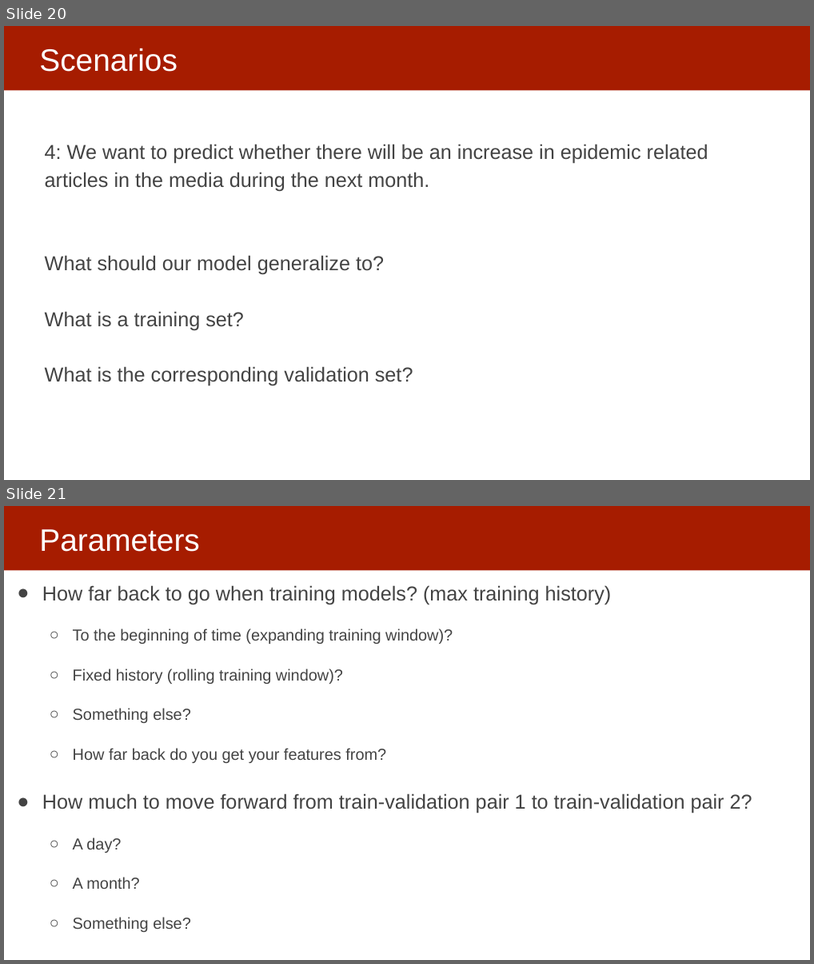
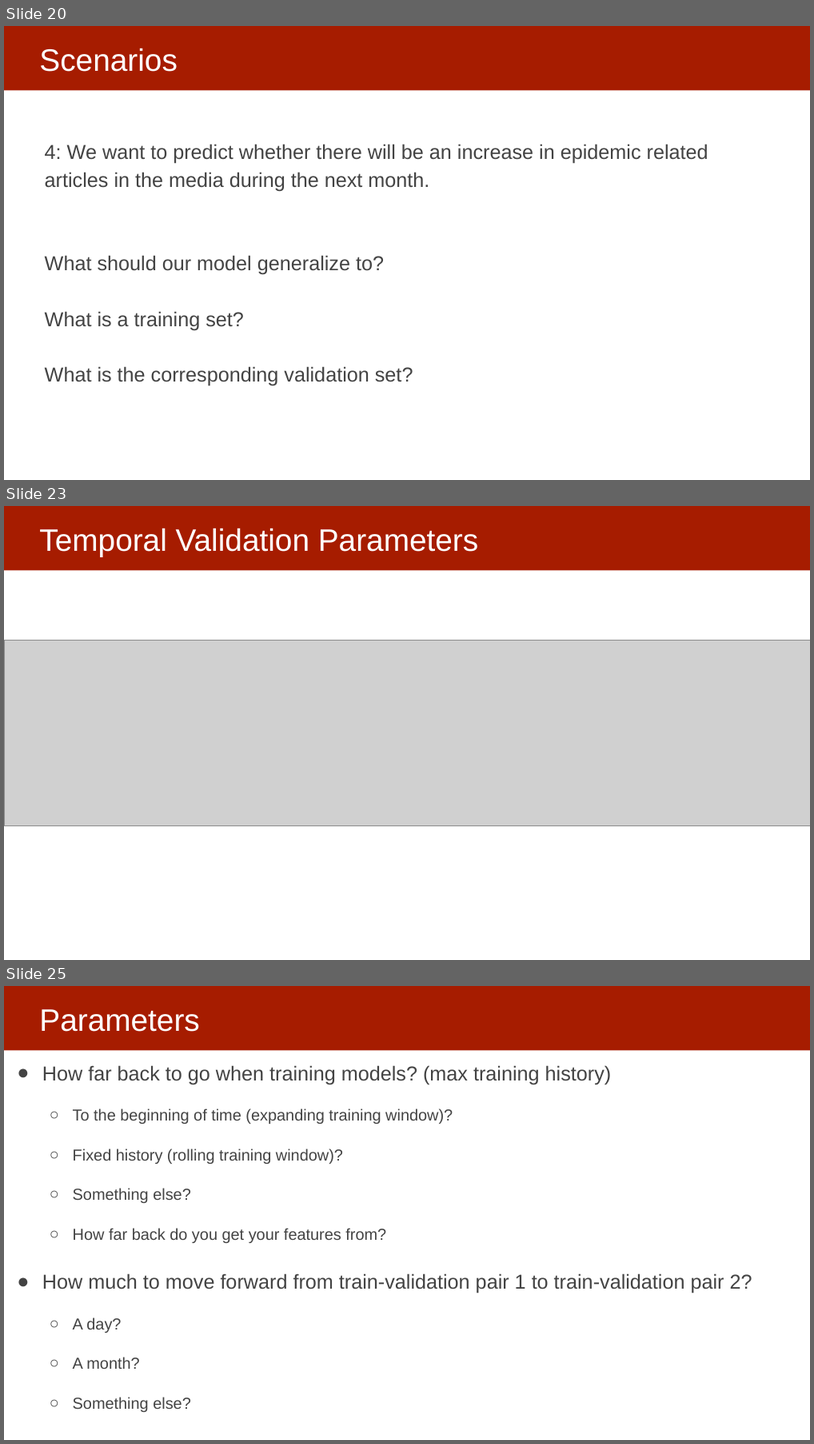
Before and after one commit to dssg/MLinPractice, a slide deck: Lectures/Lecture5-ModelSelection.pptx. Shown one above the other, each under a label of ours: slides 20 and 21 before the commit, slides 20, 23 and 25 after it; the slides between them are not shown. The pictures are 814x964 and 814x1444 pixels, drawn with LibreOffice and Linux fonts; fonts in the diff are those of the drawing; grey boxes stand for pictures. Boxes give left, top, right and bottom in pixels: in the first picture for what was removed or moved away, otherwise in the second. Text is boxed around its words. In the diff, an @@ line names an element or a change of style, - is before the commit and + after.

```diff
--- a/Lectures/Lecture5-ModelSelection.pptx
+++ b/Lectures/Lecture5-ModelSelection.pptx
@@ slide 23 added at (x1=4, y1=506, x2=810, y2=960), background #FFFFFF; not listed: 1 template element that a slide beside it also shows @@
@@ title added at (x1=39, y1=528, x2=478, y2=556), 37 pt, text #FFFFFF @@
+Temporal Validation Parameters
@@ picture added at (x1=4, y1=640, x2=810, y2=826) @@
@@ what was slide 21 is now slide 25 @@
```
Also in this commit, not shown: 3 other slides added, 1 other file.
